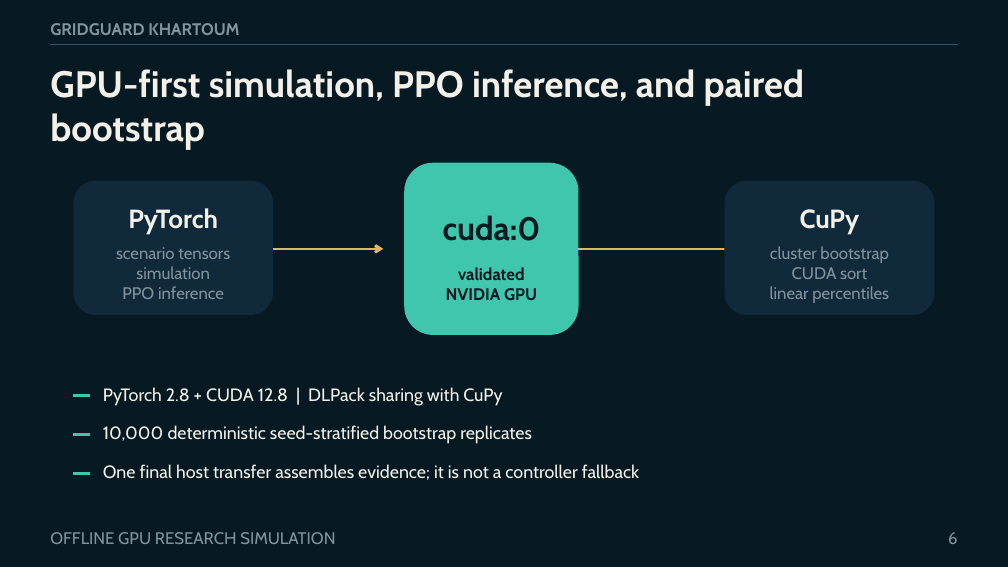
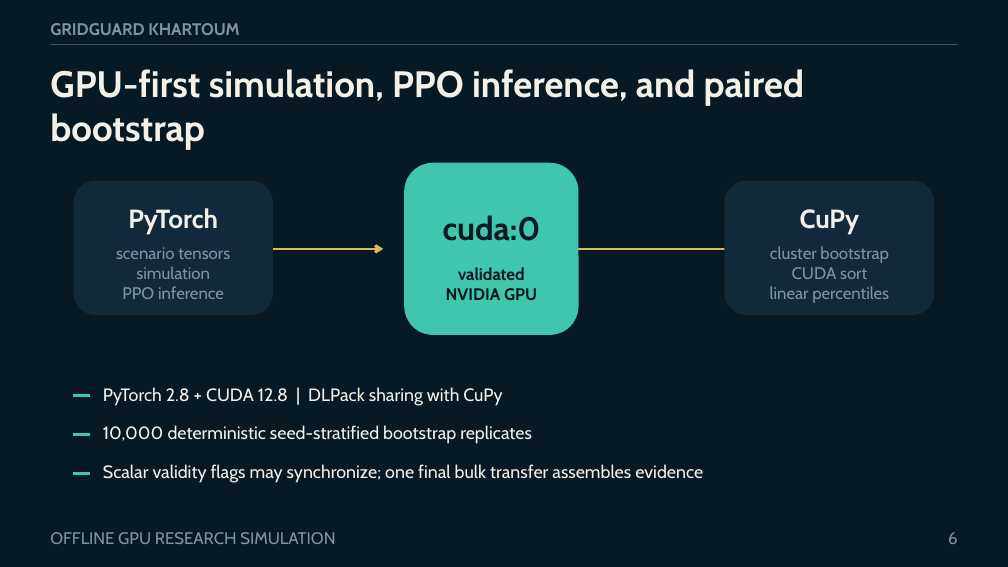
Before and after one commit to boomout2012-afk/gridguard-khartoum, a slide deck: slide 6 of output/presentation/gridguard-khartoum-defense.pptx. Drawn at 1008x567 pixels with LibreOffice and Linux fonts; fonts in the diff are those of the drawing. Boxes give left, top, right and bottom in pixels: in the first picture for what was removed or moved away, otherwise in the second. Text is boxed around its words. In the diff, an @@ line names an element or a change of style, - is before the commit and + after.

Commit message:
feat: refresh presentation surfaces and visual evidence

```diff
--- a/output/presentation/gridguard-khartoum-defense.pptx
+++ b/output/presentation/gridguard-khartoum-defense.pptx
@@ text at [103,464,703,483]: text changed @@
-One final host transfer assembles evidence; it is not a controller fallback
+Scalar validity flags may synchronize; one final bulk transfer assembles evidence
```
Also in this commit, not shown: 7 other slides changed, 43 other files.
